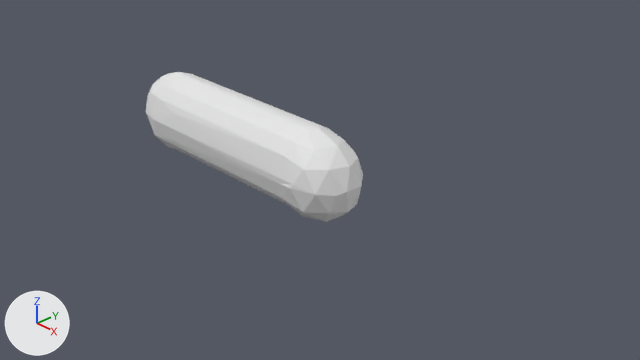
Renders of the Blender file maybraid/art/characters/necks/basic_3_1.blend from each side of a commit.
Both versions are drawn from the file's camera 'Camera'. The axes (+X, +Y, +Z) are drawn at lower left. The lights are the same throughout. The older version comes first.

The older version as bpy lines, for what is in view:
```python
me_béziercurve = bpy.data.meshes.new('BézierCurve')
me_béziercurve.from_pydata(...)  # 236 vertices, 437 faces; spans x -3.58..0.61, y -0.5..0.5, z -0.61..0.63
# before: 0 (-3.52, -0.17, -0.13), 4 (-3.4, -0.25, -0.32), 16 (-3.52, -0.19, 0.11), 18 (-3.4, -0.3, 0.21) at pixel (147, 95), 27 (-3.52, 0.17, -0.12)
# before: 29 (-3.41, 0.24, -0.31), 36 (-3.52, 0.19, 0.1), 38 (-3.4, 0.3, 0.22)
ob_béziercurve = bpy.data.objects.new('BézierCurve', me_béziercurve)
ob_béziercurve.location = (0.0, 0.0, 0.0)
```
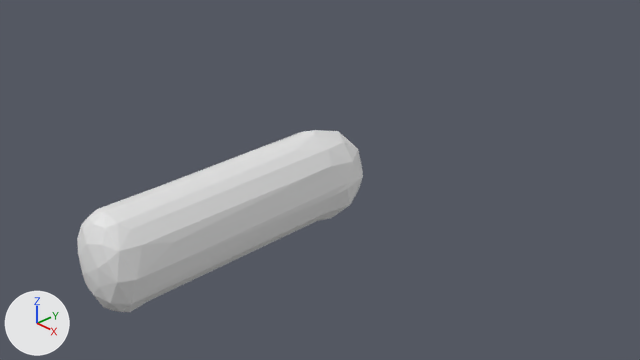
Edits to the bpy script that builds the scene:
```text
Change me_béziercurve:
    used by ob_béziercurve; location = (0.0, 0.0, 0.0)
    remove me_béziercurve.from_pydata(...)  # 236 vertices, 437 faces; spans x -3.58..0.61, y -0.5..0.5, z -0.61..0.63
    add me_béziercurve.from_pydata(...)  # 236 vertices, 437 faces; spans x -3.31..0.61, y -0.5..0.5, z -0.61..0.63
    me_béziercurve part 1
    add for i in [4, 18, 29, 38]: me_béziercurve.vertices[i].co += Vector((0.18, 0.0, 0.01))
    add for i in [0, 16, 27, 36]: me_béziercurve.vertices[i].co += Vector((0.24, 0.0, 0.01))
    me_béziercurve.vertices[1].co: (-3.5, 0.0, -0.31) -> (-3.28, 0.0, -0.3)  # not seen -> pixel (93, 294)
    me_béziercurve.vertices[2].co: (-3.58, 0.0, -0.02) -> (-3.31, 0.0, -0.01)  # not seen -> pixel (86, 272)
    me_béziercurve.vertices[3].co: (-3.34, -0.4, -0.01) -> (-3.19, -0.4, 0.0)  # pixel (145, 111) -> pixel (117, 282)
    me_béziercurve.vertices[5].co: (-3.31, 0.0, -0.51) -> (-3.18, 0.0, -0.51)  # not seen -> pixel (103, 307)
    me_béziercurve.vertices[6].co: (-3.17, -0.26, -0.48) -> (-3.11, -0.26, -0.47)  # pixel (162, 141) -> pixel (122, 312)
    me_béziercurve.vertices[7].co: (-3.1, 0.0, -0.61) -> (-3.07, 0.0, -0.6)  # not seen -> pixel (113, 310)
    me_béziercurve.vertices[17].co: (-3.5, 0.0, 0.32) -> (-3.27, 0.0, 0.32)  # not seen -> pixel (86, 243)
    me_béziercurve.vertices[19].co: (-3.37, -0.21, 0.37) -> (-3.21, -0.21, 0.38)  # pixel (152, 84) -> pixel (102, 244)
    me_béziercurve.vertices[20].co: (-3.21, -0.17, 0.51) -> (-3.13, -0.17, 0.52)  # pixel (160, 77) -> pixel (105, 227)
    me_béziercurve.vertices[21].co: (-3.29, 0.01, 0.5) -> (-3.17, 0.01, 0.51)  # pixel (167, 73) -> pixel (93, 224)
    me_béziercurve.vertices[22].co: (-3.19, -0.37, 0.32) -> (-3.12, -0.37, 0.33)  # pixel (150, 92) -> pixel (119, 251)
    me_béziercurve.vertices[28].co: (-3.33, 0.4, -0.01) -> (-3.19, 0.4, 0.0)  # not seen -> pixel (77, 253)
    me_béziercurve.vertices[30].co: (-3.17, 0.26, -0.47) -> (-3.11, 0.26, -0.47)
    me_béziercurve.vertices[37].co: (-3.37, 0.18, 0.39) -> (-3.21, 0.18, 0.4)  # not seen -> pixel (82, 228)
    me_béziercurve.vertices[39].co: (-3.22, 0.17, 0.51) -> (-3.13, 0.17, 0.52)  # pixel (179, 71) -> pixel (88, 216)
    me_béziercurve.vertices[40].co: (-3.19, 0.38, 0.32) -> (-3.12, 0.38, 0.33)  # not seen -> pixel (81, 224)
    me_béziercurve.vertices[90].co: (-2.98, 0.49, 0.01) -> (-3.02, 0.49, 0.01)
    me_béziercurve.vertices[100].co: (-3.11, -0.41, -0.32) -> (-3.08, -0.41, -0.31)  # pixel (155, 135) -> pixel (130, 304)
    me_béziercurve.vertices[108].co: (-3.11, 0.41, -0.32) -> (-3.08, 0.41, -0.31)
    me_béziercurve.vertices[114].co: (-3.0, -0.49, 0.0) -> (-3.02, -0.49, 0.0)  # pixel (153, 119) -> pixel (136, 279)
    me_béziercurve.vertices[119].co: (-3.01, 0.0, 0.6) -> (-3.03, 0.0, 0.61)  # pixel (177, 71) -> pixel (104, 211)
    me_béziercurve.vertices[125].co: (-2.95, 0.21, 0.53) -> (-3.0, 0.21, 0.54)  # pixel (191, 74) -> pixel (97, 209)
    me_béziercurve.vertices[222].co: (-2.96, -0.2, 0.54) -> (-3.01, -0.2, 0.54)  # pixel (168, 80) -> pixel (117, 223)
Change ob_béziercurve:
    ob_béziercurve.rotation_euler: (0.0, 0.0, 0.0) -> (0.0, 0.0, 1.571)  # degrees (0, 0, 0) -> degrees (0, 0, 90)
```

Changed parts and their boxes (x1, y1, x2, y2) in the pictures (640 x 360 px; the box of a moved part takes in the faces that stretch with it):
'BézierCurve', reshaped, turned
    before: (146, 72, 363, 222)
    after: (77, 130, 363, 312)
part 1 of me_béziercurve, moved or reshaped
    before: (146, 72, 237, 149)
    after: (77, 171, 230, 312)
